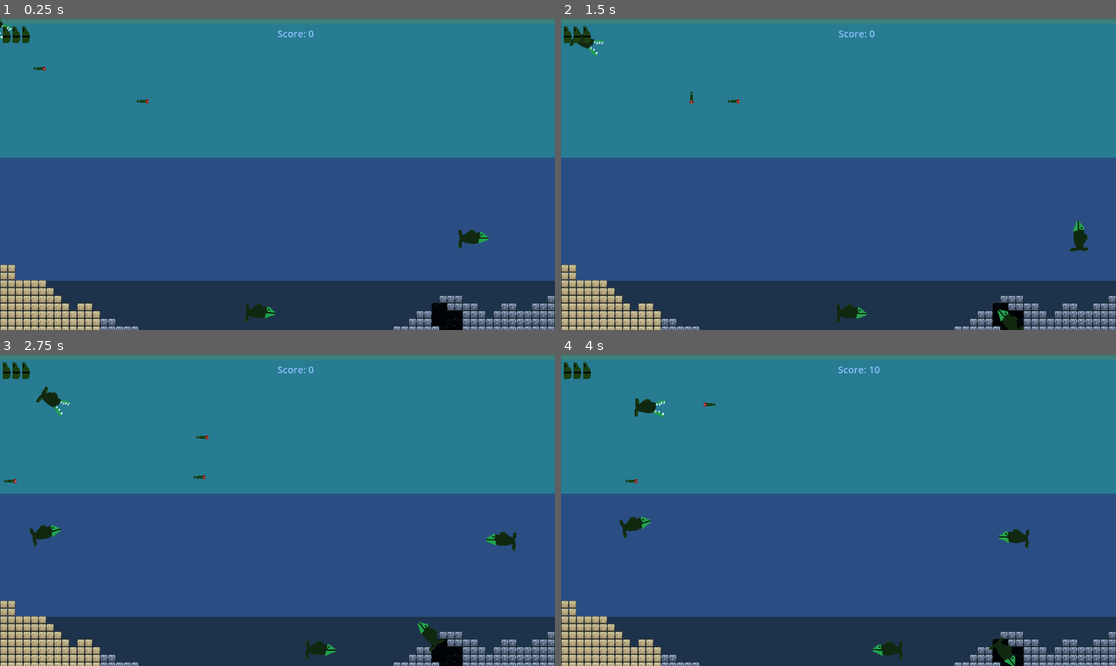
Above: before the commit, frames 1-4 (two rows, left to right).
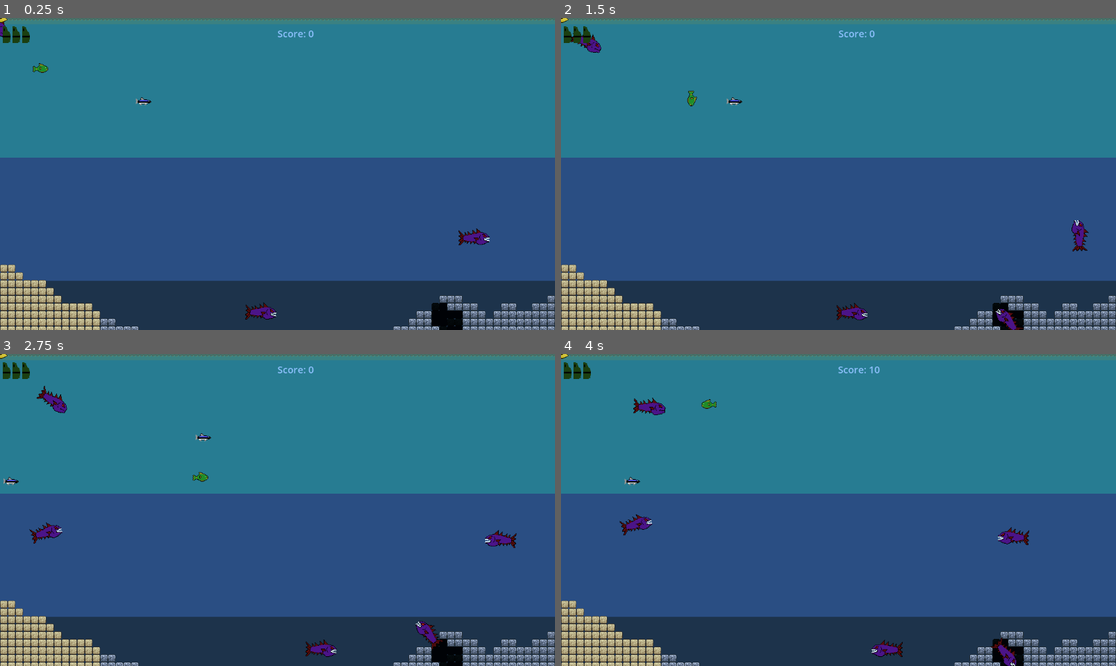
Above: after the commit, the same moments.

Repository: joosepartanen/Tiimi14-GameJam
Game: Godot game, scene res://Scenes/level.tscn
Same seed, same stepped clock (60 frames per second), same inputs: the game is played once before the commit and once after it.
Inputs:
- Up to frame 1 (0.25 s): no input
- Up to frame 2 (1.5 s): hold D (MoveRight) 0.53-1.28 s; tap Space (Dash) at 0.6, 1.35 s; hold S (MoveDown) from 1.28 s (still down)
- Up to frame 3 (2.75 s): release S (MoveDown) at 2.03 s; hold D (MoveRight) from 2.03 s (still down); tap Space (Dash) at 2.1 s
- Up to frame 4 (4 s): release D (MoveRight) at 2.78 s; hold W (MoveUp) 2.78-3.53 s; tap Space (Dash) at 2.85, 3.6 s; hold A (MoveLeft) from 3.53 s (still down)

The runs differ from the first frame. In frame 1, 0.7% of the frame differs, in the area x 0-89%, y 0-98%; in frame 2, 1.0%; in frame 3, 1.3%, in the area x 0-94%, y 0-98%; in frame 4, 1.3%.

Commit message:
Lopulliset artit vaihdettu placeholdereiden tilalle

Diff:
--- /dev/null
+++ b/Art/Kala1.tres
@@ -0,0 +1,26 @@
+[gd_resource type="SpriteFrames" load_steps=5 format=3 uid="uid://chuyopu8pebg6"]
+
+[ext_resource type="Texture2D" uid="uid://bd87ile42ihf4" path="res://Art/Kala32px0.png" id="1_fa0ws"]
+[ext_resource type="Texture2D" uid="uid://dlo2freqorpdo" path="res://Art/Kala32px1.png" id="2_fd4rk"]
+
+[sub_resource type="AtlasTexture" id="AtlasTexture_6m7do"]
+atlas = ExtResource("1_fa0ws")
+region = Rect2(0, 0, 32, 32)
+
+[sub_resource type="AtlasTexture" id="AtlasTexture_1o7wn"]
+atlas = ExtResource("2_fd4rk")
+region = Rect2(0, 0, 32, 32)
+
+[resource]
+animations = [{
+"frames": [{
+"duration": 1.0,
+"texture": SubResource("AtlasTexture_6m7do")
+}, {
+"duration": 1.0,
+"texture": SubResource("AtlasTexture_1o7wn")
+}],
+"loop": true,
+"name": &"swim",
+"speed": 5.0
+}]
--- /dev/null
+++ b/Art/Kala2.tres
@@ -0,0 +1,26 @@
+[gd_resource type="SpriteFrames" load_steps=5 format=3 uid="uid://dt1ylyyn85ng1"]
+
+[ext_resource type="Texture2D" uid="uid://btlkja1w3ibf8" path="res://Art/Kala64px0.png" id="1_5mh04"]
+[ext_resource type="Texture2D" uid="uid://dhi5hv5yords5" path="res://Art/Kala64px1.png" id="2_xibaa"]
+
+[sub_resource type="AtlasTexture" id="AtlasTexture_6m7do"]
+atlas = ExtResource("1_5mh04")
+region = Rect2(0, 0, 64, 40)
+
+[sub_resource type="AtlasTexture" id="AtlasTexture_1o7wn"]
+atlas = ExtResource("2_xibaa")
+region = Rect2(0, 0, 64, 40)
+
+[resource]
+animations = [{
+"frames": [{
+"duration": 1.0,
+"texture": SubResource("AtlasTexture_6m7do")
+}, {
+"duration": 1.0,
+"texture": SubResource("AtlasTexture_1o7wn")
+}],
+"loop": true,
+"name": &"swim",
+"speed": 5.0
+}]
--- a/Code/kala.gd
+++ b/Code/kala.gd
@@ -21,12 +21,12 @@
 
 func _on_score_changed(score):
 	if score == 30:
-		$AnimatedSprite2D.sprite_frames = load("res://Art/KalaPH2.tres")
+		$AnimatedSprite2D.sprite_frames = load("res://Art/Kala2.tres")
 		health.set_max_health(5)
 		health.set_current_health(5)
 		health.heal(5)
 	elif score == 100:
-		$AnimatedSprite2D.sprite_frames = load("res://Art/KalaPH1.tres")
+		$AnimatedSprite2D.sprite_frames = load("res://Art/Kala3.tres")
 		speed = 200.0
 	elif score == 200:
 		pass
--- a/Scenes/Kala.tscn
+++ b/Scenes/Kala.tscn
@@ -1,7 +1,7 @@
 [gd_scene load_steps=5 format=3 uid="uid://c56xv1npw5t1t"]
 
 [ext_resource type="Script" uid="uid://bx8jveam6kgd1" path="res://Code/kala.gd" id="1_fcddx"]
-[ext_resource type="SpriteFrames" uid="uid://bxxoadvckwwwk" path="res://Art/KalaPH1.tres" id="2_fcddx"]
+[ext_resource type="SpriteFrames" uid="uid://chuyopu8pebg6" path="res://Art/Kala1.tres" id="2_fcddx"]
 [ext_resource type="PackedScene" uid="uid://bn6pi7b8358v" path="res://Scenes/health.tscn" id="4_qfeji"]
 
 [sub_resource type="RectangleShape2D" id="RectangleShape2D_1o7wn"]
--- a/Scenes/Saalis.tscn
+++ b/Scenes/Saalis.tscn
@@ -1,23 +1,31 @@
-[gd_scene load_steps=6 format=3 uid="uid://bii84nj5i1glb"]
+[gd_scene load_steps=8 format=3 uid="uid://bii84nj5i1glb"]
 
-[ext_resource type="Texture2D" uid="uid://dgwhpgvy2m6u4" path="res://Art/sprite_0.png" id="1_gil2q"]
 [ext_resource type="Script" uid="uid://43crd1ql2d2v" path="res://Code/saalis.gd" id="1_nj175"]
+[ext_resource type="Texture2D" uid="uid://f3kl38h5qmje" path="res://Art/saalis20.png" id="2_nj175"]
+[ext_resource type="Texture2D" uid="uid://c7n6st8854blo" path="res://Art/saalis21.png" id="3_6g5po"]
 
 [sub_resource type="RectangleShape2D" id="RectangleShape2D_d4bpw"]
-size = Vector2(23, 6)
+size = Vector2(27, 6)
 
-[sub_resource type="AtlasTexture" id="AtlasTexture_jdggk"]
-atlas = ExtResource("1_gil2q")
+[sub_resource type="AtlasTexture" id="AtlasTexture_6g5po"]
+atlas = ExtResource("2_nj175")
 region = Rect2(0, 0, 32, 32)
 
-[sub_resource type="SpriteFrames" id="SpriteFrames_2j1qh"]
+[sub_resource type="AtlasTexture" id="AtlasTexture_xq3ls"]
+atlas = ExtResource("3_6g5po")
+region = Rect2(0, 0, 32, 32)
+
+[sub_resource type="SpriteFrames" id="SpriteFrames_xq3ls"]
 animations = [{
 "frames": [{
 "duration": 1.0,
-"texture": SubResource("AtlasTexture_jdggk")
+"texture": SubResource("AtlasTexture_6g5po")
+}, {
+"duration": 1.0,
+"texture": SubResource("AtlasTexture_xq3ls")
 }],
 "loop": true,
-"name": &"default",
+"name": &"swim",
 "speed": 5.0
 }]
 
@@ -25,10 +33,13 @@
 script = ExtResource("1_nj175")
 
 [node name="CollisionShape2D" type="CollisionShape2D" parent="."]
-position = Vector2(-1.5, 0)
+position = Vector2(0.5, 0)
 shape = SubResource("RectangleShape2D_d4bpw")
 
 [node name="AnimatedSprite2D" type="AnimatedSprite2D" parent="."]
-sprite_frames = SubResource("SpriteFrames_2j1qh")
+sprite_frames = SubResource("SpriteFrames_xq3ls")
+animation = &"swim"
+autoplay = "swim"
+frame_progress = 0.1449211
 
 [connection signal="body_entered" from="." to="." method="_on_body_entered"]
--- a/Scenes/Vihu.tscn
+++ b/Scenes/Vihu.tscn
@@ -1,12 +1,22 @@
-[gd_scene load_steps=10 format=3 uid="uid://cvx0ex286ae17"]
+[gd_scene load_steps=14 format=3 uid="uid://cvx0ex286ae17"]
 
 [ext_resource type="Texture2D" uid="uid://cpba8gnhoslth" path="res://Art/sprite_30.png" id="1_r4u5q"]
 [ext_resource type="Script" uid="uid://blrqm035slhuu" path="res://Code/vihu.gd" id="1_ucau0"]
+[ext_resource type="Texture2D" uid="uid://cg75af02f2m2b" path="res://Art/vihu0.png" id="2_uv425"]
 [ext_resource type="Texture2D" uid="uid://dj5g8qjgho75e" path="res://Art/sprite_31.png" id="2_vvpsj"]
+[ext_resource type="Texture2D" uid="uid://bxm3r0ispyvyc" path="res://Art/vihu1.png" id="3_xxptm"]
 [ext_resource type="Script" uid="uid://c77wslpfjmbq2" path="res://Code/health.gd" id="4_swpmr"]
 
 [sub_resource type="RectangleShape2D" id="RectangleShape2D_kiom6"]
-size = Vector2(30.5, 20)
+size = Vector2(56.5, 20)
+
+[sub_resource type="AtlasTexture" id="AtlasTexture_jhelw"]
+atlas = ExtResource("2_uv425")
+region = Rect2(0, 0, 64, 64)
+
+[sub_resource type="AtlasTexture" id="AtlasTexture_y1acx"]
+atlas = ExtResource("3_xxptm")
+region = Rect2(0, 0, 64, 64)
 
 [sub_resource type="AtlasTexture" id="AtlasTexture_e1pbr"]
 atlas = ExtResource("1_r4u5q")
@@ -20,13 +30,24 @@
 animations = [{
 "frames": [{
 "duration": 1.0,
+"texture": SubResource("AtlasTexture_jhelw")
+}, {
+"duration": 1.0,
+"texture": SubResource("AtlasTexture_y1acx")
+}],
+"loop": true,
+"name": &"swim",
+"speed": 5.0
+}, {
+"frames": [{
+"duration": 1.0,
 "texture": SubResource("AtlasTexture_e1pbr")
 }, {
 "duration": 1.0,
 "texture": SubResource("AtlasTexture_e3s85")
 }],
 "loop": true,
-"name": &"swim",
+"name": &"vanha",
 "speed": 5.0
 }]
 
@@ -36,13 +57,14 @@
 script = ExtResource("1_ucau0")
 
 [node name="CollisionShape2D" type="CollisionShape2D" parent="."]
-position = Vector2(-18.25, 1)
+position = Vector2(-5.25, 1)
 shape = SubResource("RectangleShape2D_kiom6")
 
 [node name="AnimatedSprite2D" type="AnimatedSprite2D" parent="."]
 position = Vector2(-6, 0)
 sprite_frames = SubResource("SpriteFrames_orjt1")
 animation = &"swim"
+autoplay = "swim"
 
 [node name="Damagers" type="Node2D" parent="."]
 
--- a/Scenes/level.tscn
+++ b/Scenes/level.tscn
@@ -11,7 +11,10 @@
 [ext_resource type="Script" uid="uid://di0rcq6rutkdh" path="res://Code/healthbar.gd" id="7_8c0lf"]
 [ext_resource type="Script" uid="uid://3y6rwryvpdsi" path="res://Scenes/score.gd" id="10_oqgf2"]
 [ext_resource type="Script" uid="uid://b4s1udrli6y6v" path="res://Scenes/vihu_s.gd" id="11_ha31o"]
-[ext_resource type="Texture2D" uid="uid://dj5g8qjgho75e" path="res://Art/sprite_31.png" id="12_pa6b8"]
+[ext_resource type="Texture2D" uid="uid://cg75af02f2m2b" path="res://Art/vihu0.png" id="12_pa6b8"]
+[ext_resource type="Texture2D" uid="uid://bxm3r0ispyvyc" path="res://Art/vihu1.png" id="13_crh0w"]
+[ext_resource type="Texture2D" uid="uid://cv1ctr1ciefjk" path="res://Art/saalis0.png" id="14_c7le1"]
+[ext_resource type="Texture2D" uid="uid://cc3jcltb83k82" path="res://Art/saalis1.png" id="15_2klc5"]
 
 [sub_resource type="Curve2D" id="Curve2D_81xng"]
 _data = {
@@ -585,11 +588,18 @@
 atlas = ExtResource("12_pa6b8")
 region = Rect2(0, 0, 64, 64)
 
-[sub_resource type="SpriteFrames" id="SpriteFrames_2klc5"]
+[sub_resource type="AtlasTexture" id="AtlasTexture_2klc5"]
+atlas = ExtResource("13_crh0w")
+region = Rect2(0, 0, 64, 64)
+
+[sub_resource type="SpriteFrames" id="SpriteFrames_nngtn"]
 animations = [{
 "frames": [{
 "duration": 1.0,
 "texture": SubResource("AtlasTexture_c7le1")
+}, {
+"duration": 1.0,
+"texture": SubResource("AtlasTexture_2klc5")
 }],
 "loop": true,
 "name": &"swim",
@@ -597,7 +607,31 @@
 }]
 
 [sub_resource type="RectangleShape2D" id="RectangleShape2D_crh0w"]
-size = Vector2(13, 20)
+size = Vector2(17.5, 20)
+
+[sub_resource type="AtlasTexture" id="AtlasTexture_nngtn"]
+atlas = ExtResource("14_c7le1")
+region = Rect2(0, 0, 32, 32)
+
+[sub_resource type="AtlasTexture" id="AtlasTexture_vofx3"]
+atlas = ExtResource("15_2klc5")
+region = Rect2(0, 0, 32, 32)
+
+[sub_resource type="SpriteFrames" id="SpriteFrames_pa6b8"]
+animations = [{
+"frames": [{
+"duration": 1.0,
+"texture": SubResource("AtlasTexture_nngtn")
+}, {
+"duration": 1.0,
+"texture": SubResource("AtlasTexture_vofx3")
+}],
+"loop": true,
+"name": &"swim",
+"speed": 5.0
+}]
+
+[sub_resource type="RectangleShape2D" id="RectangleShape2D_c7le1"]
 
 [node name="Level" type="Node2D"]
 script = ExtResource("1_754fn")
@@ -704,7 +738,7 @@
 
 [node name="Props" type="TileMapLayer" parent="."]
 z_index = -2
-tile_map_data = PackedByteArray("AAA+ACYAAAAGAAEAAAA+ACcAAAA …(2960 unchanged characters)… GAAEAAABEACgAAAAGAAEAAABFACgAAAAGAAEAAAA=")
+tile_map_data = PackedByteArray("AAA+ACYAAAAGAAEAAAA+ACcAAAA …(2960 unchanged characters)… GAAEAAABEACgAAAAGAAEAAABFACgAAAAGAAEAAAAJACUAAAACAAEAAAACACEAAAACAAEAAAA=")
 tile_set = SubResource("TileSet_8c0lf")
 
 [node name="Background-Props" type="TileMapLayer" parent="."]
@@ -747,14 +781,26 @@
 [node name="AnimatedSprite2D" type="AnimatedSprite2D" parent="VihuS"]
 position = Vector2(-17, -1)
 scale = Vector2(1.03125, 1)
-sprite_frames = SubResource("SpriteFrames_2klc5")
+sprite_frames = SubResource("SpriteFrames_nngtn")
 animation = &"swim"
+autoplay = "swim"
+frame_progress = 0.77980334
 
 [node name="Area2D" type="Area2D" parent="VihuS"]
 
 [node name="CollisionShape2D" type="CollisionShape2D" parent="VihuS/Area2D"]
-position = Vector2(4, 1)
+position = Vector2(6.25, 1)
 shape = SubResource("RectangleShape2D_crh0w")
+
+[node name="Saalis2" type="Area2D" parent="."]
+
+[node name="AnimatedSprite2D" type="AnimatedSprite2D" parent="Saalis2"]
+sprite_frames = SubResource("SpriteFrames_pa6b8")
+animation = &"swim"
+autoplay = "swim"
+
+[node name="CollisionShape2D" type="CollisionShape2D" parent="Saalis2"]
+shape = SubResource("RectangleShape2D_c7le1")
 
 [connection signal="timeout" from="Spawner/Timer" to="Spawner" method="spawn_enemy"]
 [connection signal="timeout" from="Spawner3/Timer" to="Spawner3" method="spawn_enemy"]
Not shown: 1 places in Scenes/level.tscn that only renumber resources
